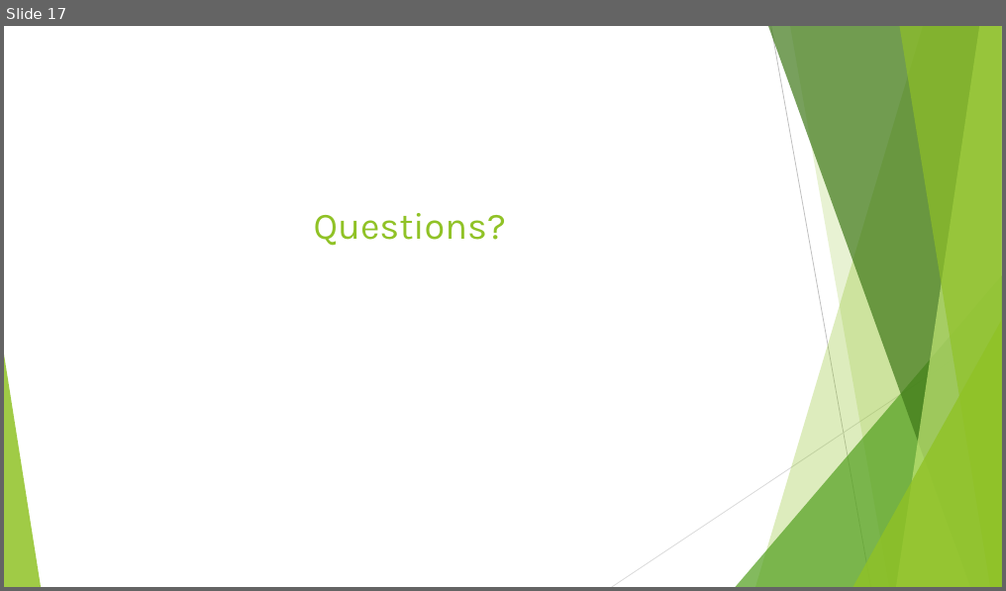
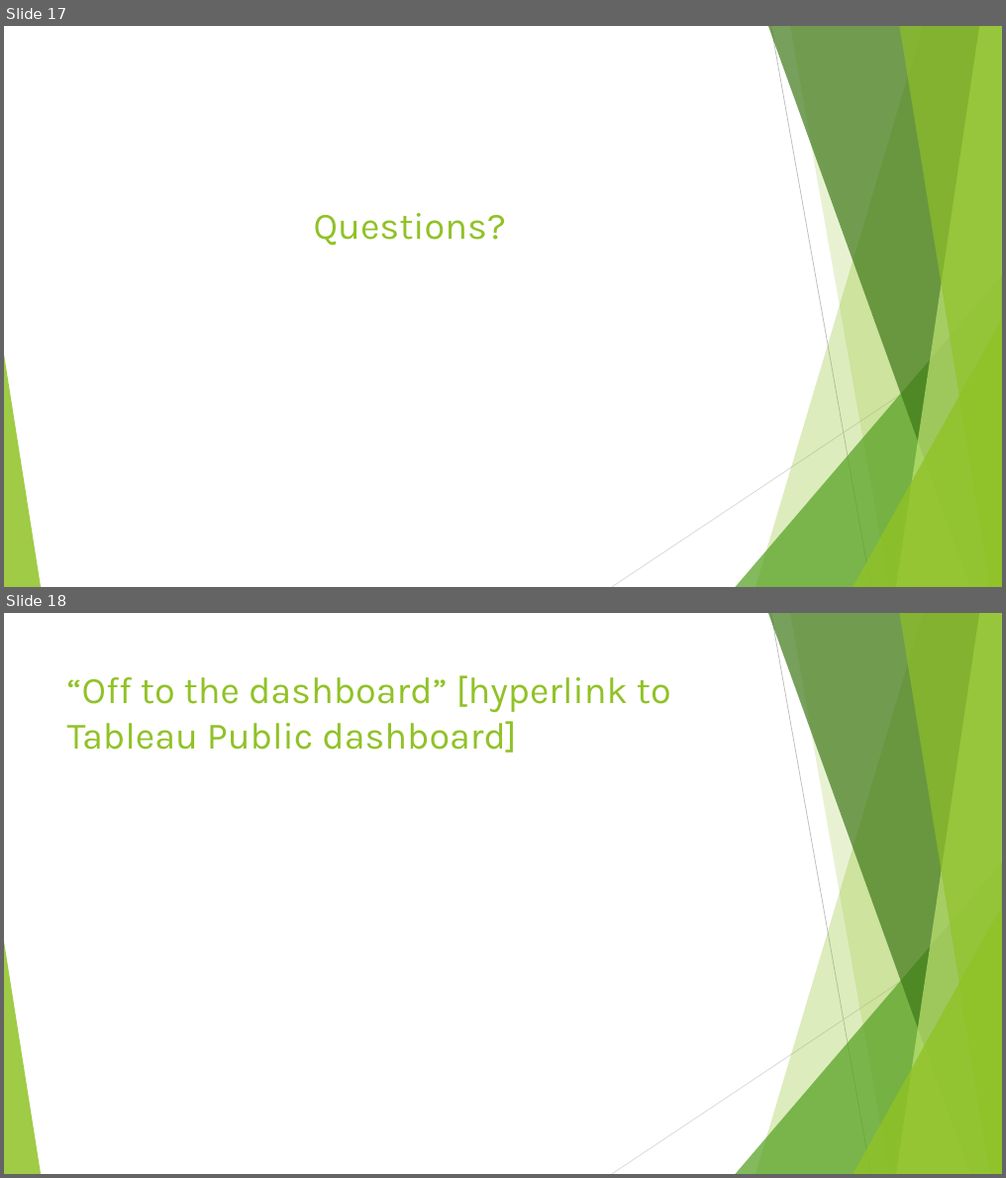
Before and after one commit to latestnight/capstone, a slide deck: food_desert_pp.pptx. Shown one above the other, each under a label of ours: slide 17 before the commit, slides 17 and 18 after it. The pictures are 1006x591 and 1006x1178 pixels, drawn with LibreOffice and Linux fonts; fonts in the diff are those of the drawing. Boxes give left, top, right and bottom in pixels: in the first picture for what was removed or moved away, otherwise in the second. Text is boxed around its words. In the diff, an @@ line names an element or a change of style, - is before the commit and + after.

```diff
--- a/food_desert_pp.pptx
+++ b/food_desert_pp.pptx
@@ slide 18 added at [4, 613, 1002, 1174], background #FFFFFF; not listed: 10 template elements that a slide beside it also shows @@
@@ title added at [67, 675, 671, 753], 36 pt, text #90C226 @@
+“Off to the dashboard” [hyperlink to Tableau Public dashboard]
```
Also in this commit, not shown: 1 slide changed, 3 other files.
